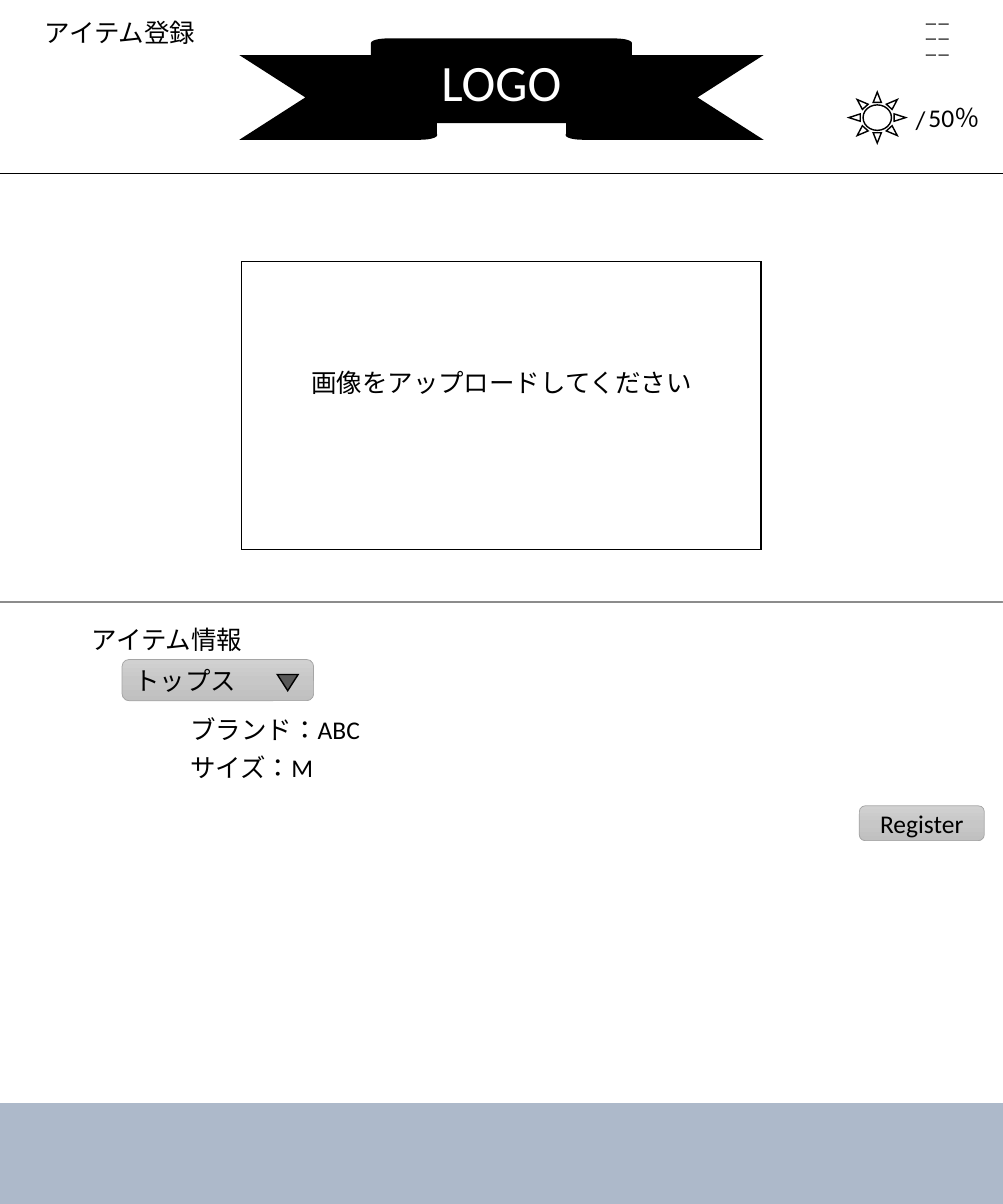
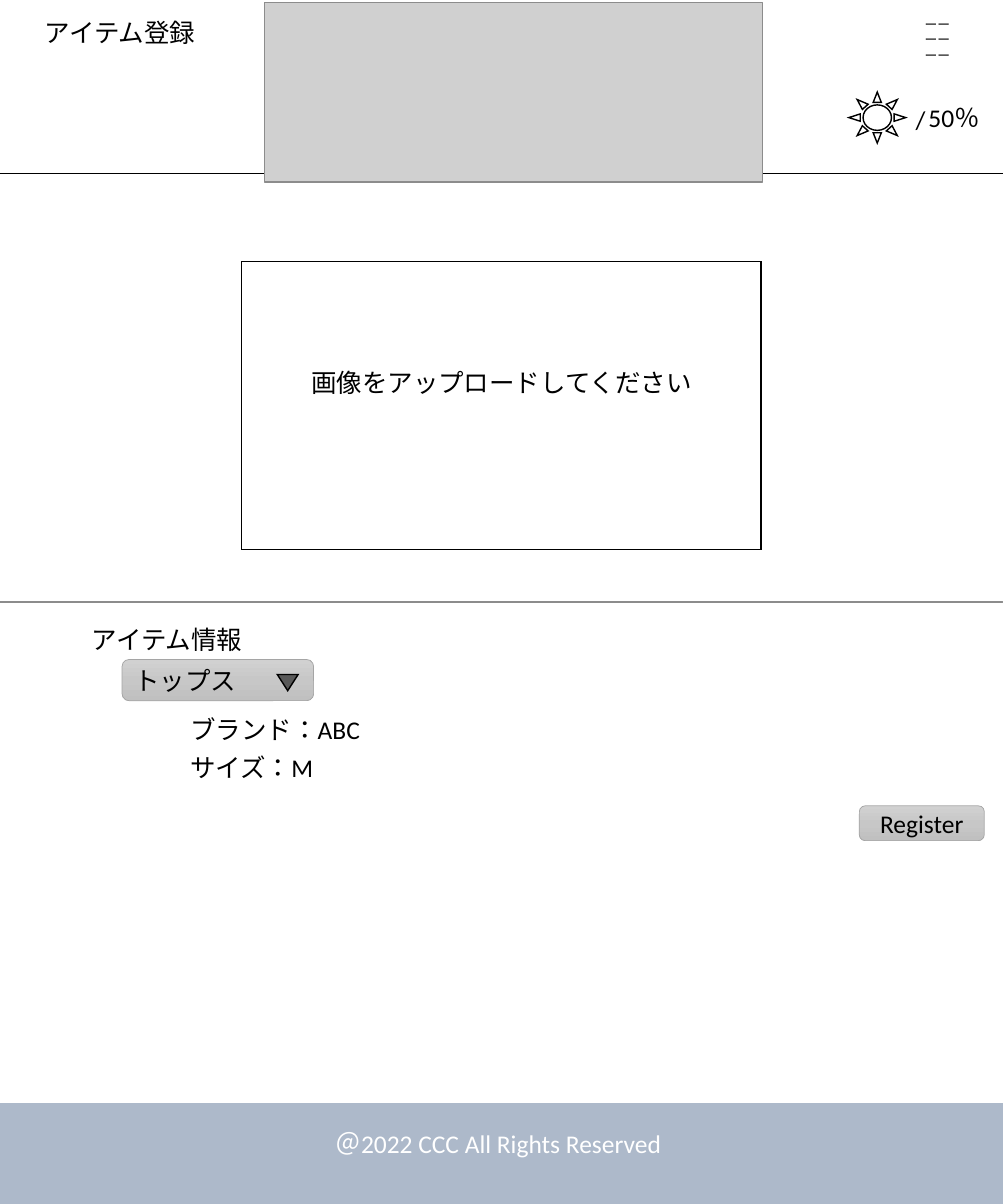
Before and after one commit to dojo2022/E-4, a slide deck: slide 12 of doc/デザイン.pptx (slide 10 before the commit). Drawn at 1003x1204 pixels with LibreOffice and Linux fonts; fonts in the diff are those of the drawing; grey boxes stand for pictures. Boxes give left, top, right and bottom in pixels: in the first picture for what was removed or moved away, otherwise in the second. Text is boxed around its words. In the diff, an @@ line names an element or a change of style, - is before the commit and + after.

```diff
--- a/doc/デザイン.pptx
+++ b/doc/デザイン.pptx
@@ picture added at (265, 2, 763, 181) @@
@@ ribbon removed at (242, 39, 761, 139) @@
-LOGO
@@ text added at (336, 1132, 661, 1157), 18 pt, text #FFFFFF @@
+＠2022 CCC All Rights Reserved
```
Also in this commit, not shown: 11 other slides changed, 2 slides added.
